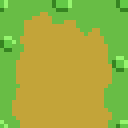
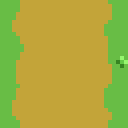
Two versions of the same layered image (w=128, h=128). Layer-by-layer changes:
hid "Top", painted on it over [12, 0, 112, 44]
painted on "Spots" over [0, 0, 128, 128]
